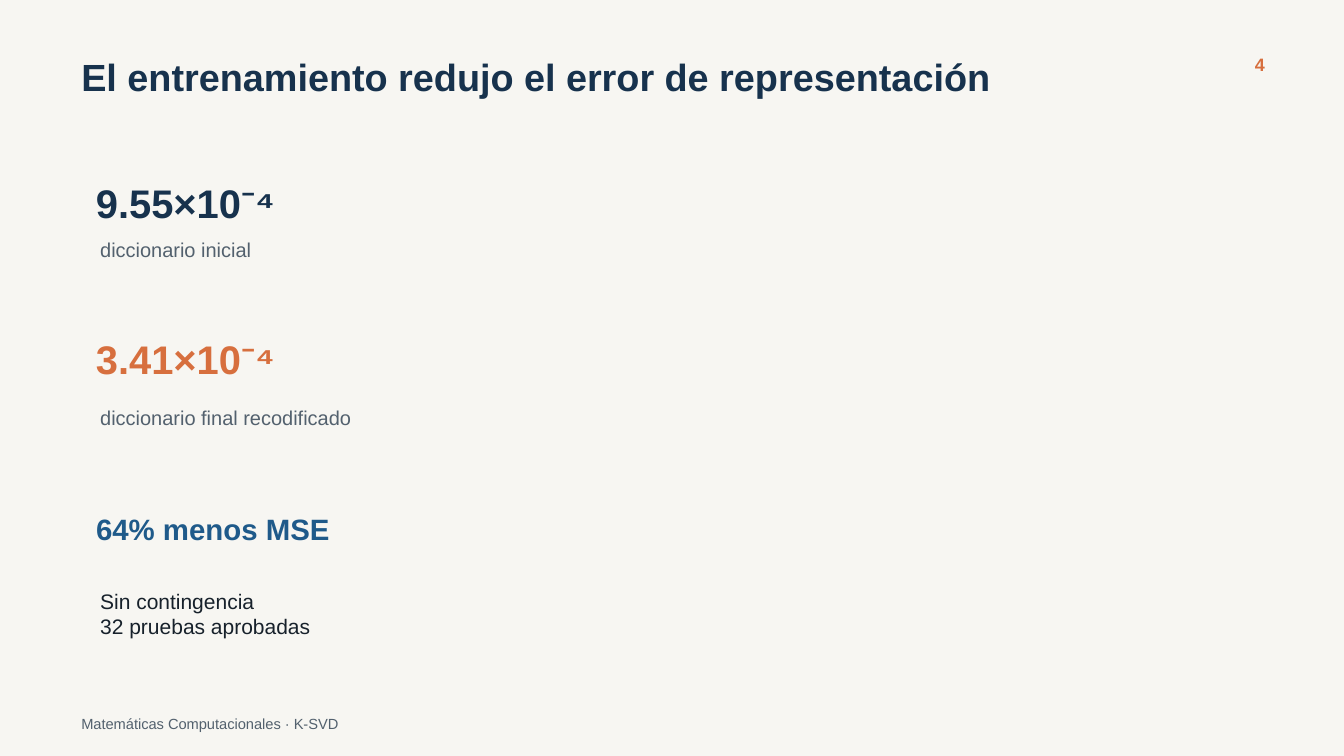
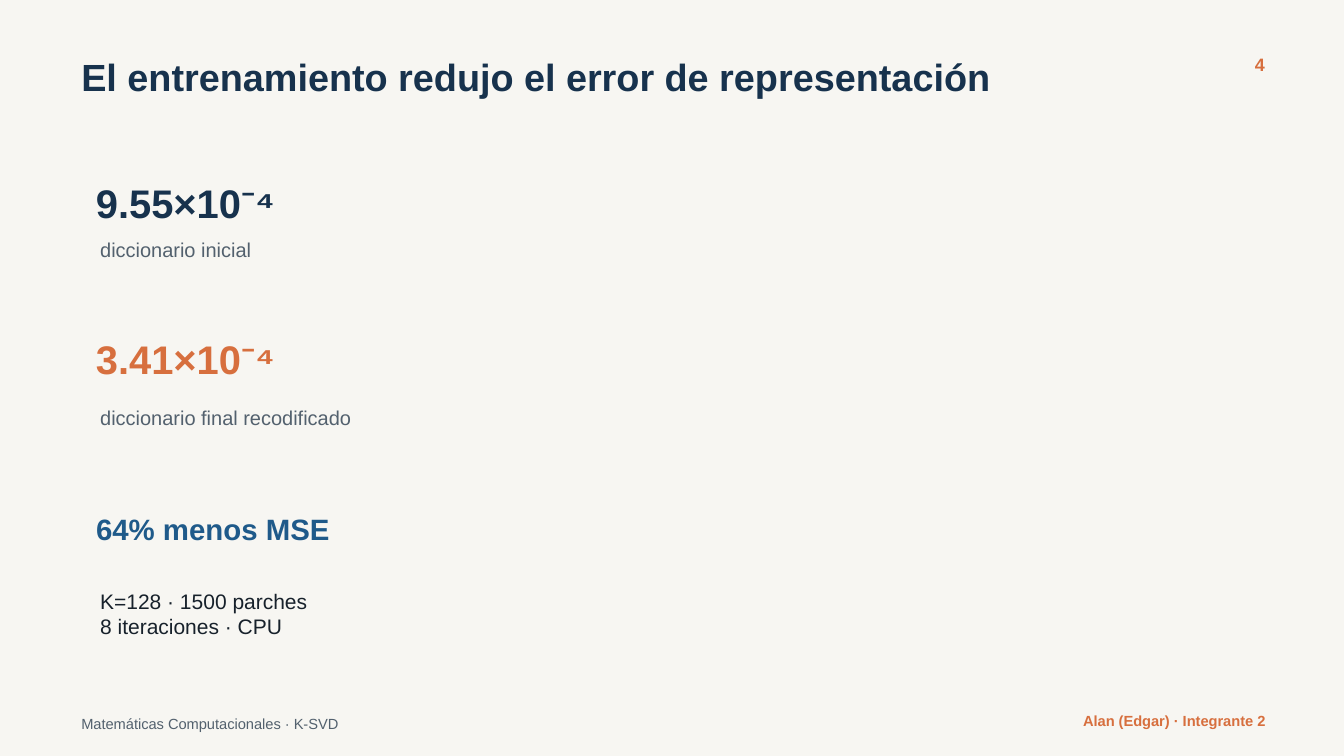
Before and after one commit to SarahVasquezM/ksvd-image-denoising, a slide deck: slide 4 of 04_final/presentacion_final.pptx. Drawn at 1344x756 pixels with LibreOffice and Linux fonts; fonts in the diff are those of the drawing. Boxes give left, top, right and bottom in pixels: in the first picture for what was removed or moved away, otherwise in the second. Text is boxed around its words. In the diff, an @@ line names an element or a change of style, - is before the commit and + after.

```diff
--- a/04_final/presentacion_final.pptx
+++ b/04_final/presentacion_final.pptx
@@ text at bbox=[100, 593, 308, 635]: text changed @@
-Sin contingencia
-32 pruebas aprobadas
+K=128 · 1500 parches
+8 iteraciones · CPU
@@ text added at bbox=[1083, 715, 1265, 729], 10.5 pt, text #D76F3E, bold @@
+Alan (Edgar) · Integrante 2
```
Also in this commit, not shown: 7 other slides changed, 20 other files.
